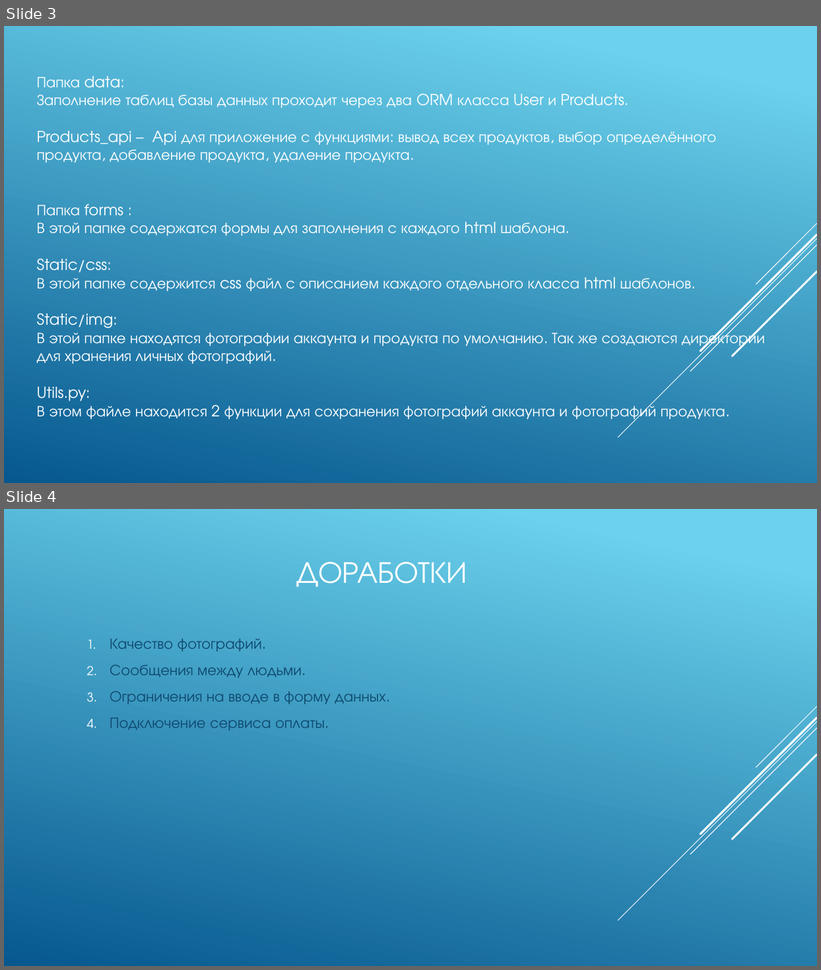
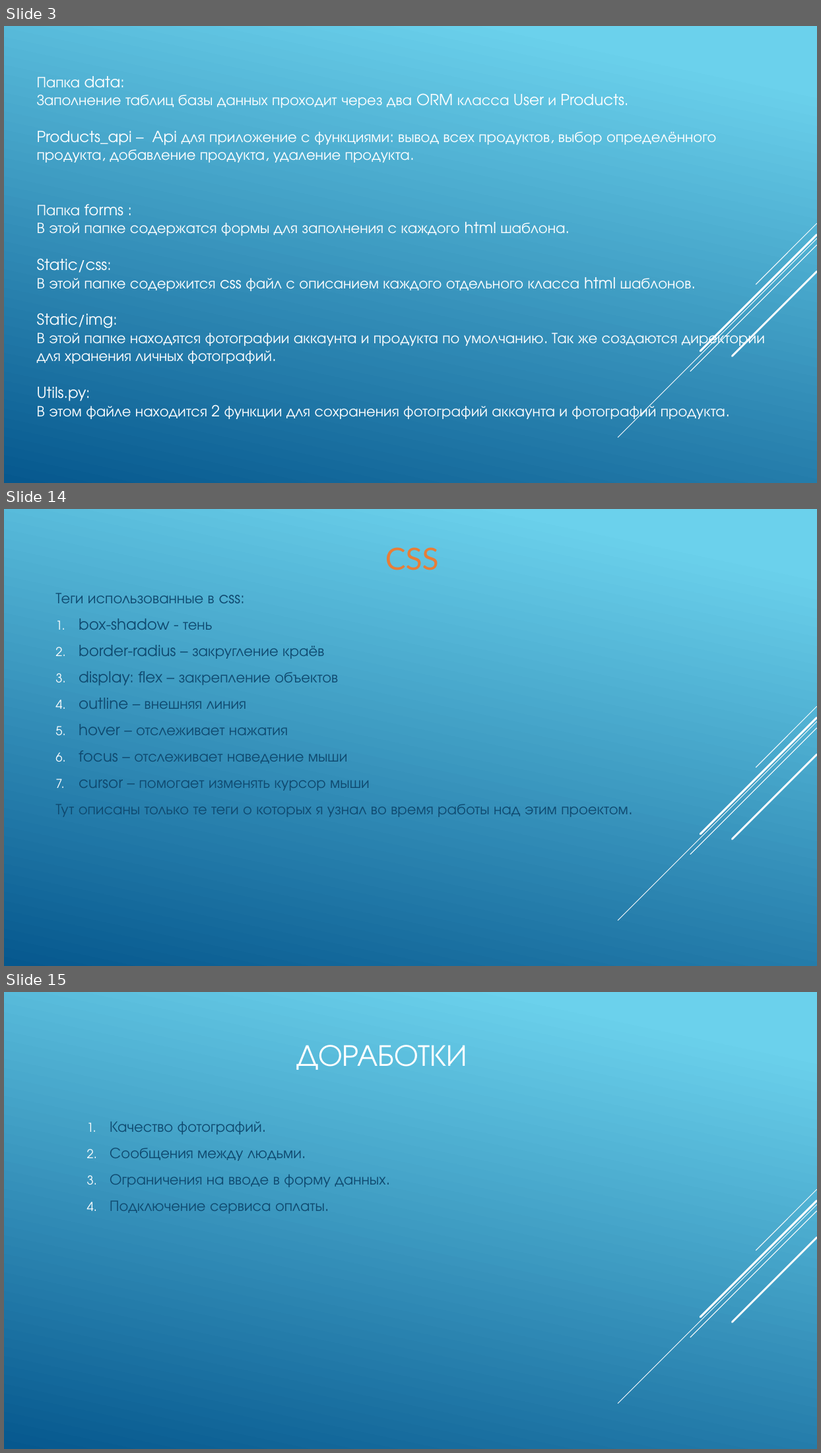
Before and after one commit to IlyaLyamin/buynet, a slide deck: Презентация и описание/описание/проект.pptx. Shown one above the other, each under a label of ours: slides 3 and 4 before the commit, slides 3, 14 and 15 after it; the slides between them are not shown. The pictures are 821x970 and 821x1453 pixels, drawn with LibreOffice and Linux fonts; fonts in the diff are those of the drawing. Boxes give left, top, right and bottom in pixels: in the first picture for what was removed or moved away, otherwise in the second. Text is boxed around its words. In the diff, an @@ line names an element or a change of style, - is before the commit and + after.

```diff
--- a/Презентация и описание/описание/проект.pptx
+++ b/Презентация и описание/описание/проект.pptx
@@ slide 14 added at (4, 509, 817, 966), background gradient #6ED2EB to #06588E; not listed: 5 template elements that a slide beside it also shows @@
@@ title added at (385, 547, 439, 570), 36 pt, text #E87D37 @@
+CSS
@@ text added at (55, 593, 628, 817), 18 pt, text #0F496F @@
+Теги использованные в css:
+1. box-shadow - тень
+2. border-radius – закругление краёв
+3. display: flex – закрепление объектов
+4. outline – внешняя линия
+5. hover – отслеживает нажатия
+6. focus – отслеживает наведение мыши
+7. cursor – помогает изменять курсор мыши
+Тут описаны только те теги о которых я узнал во время работы над этим проектом.
@@ what was slide 4 is now slide 15 @@
```
Also in this commit, not shown: 10 other slides added, 1 other file.
